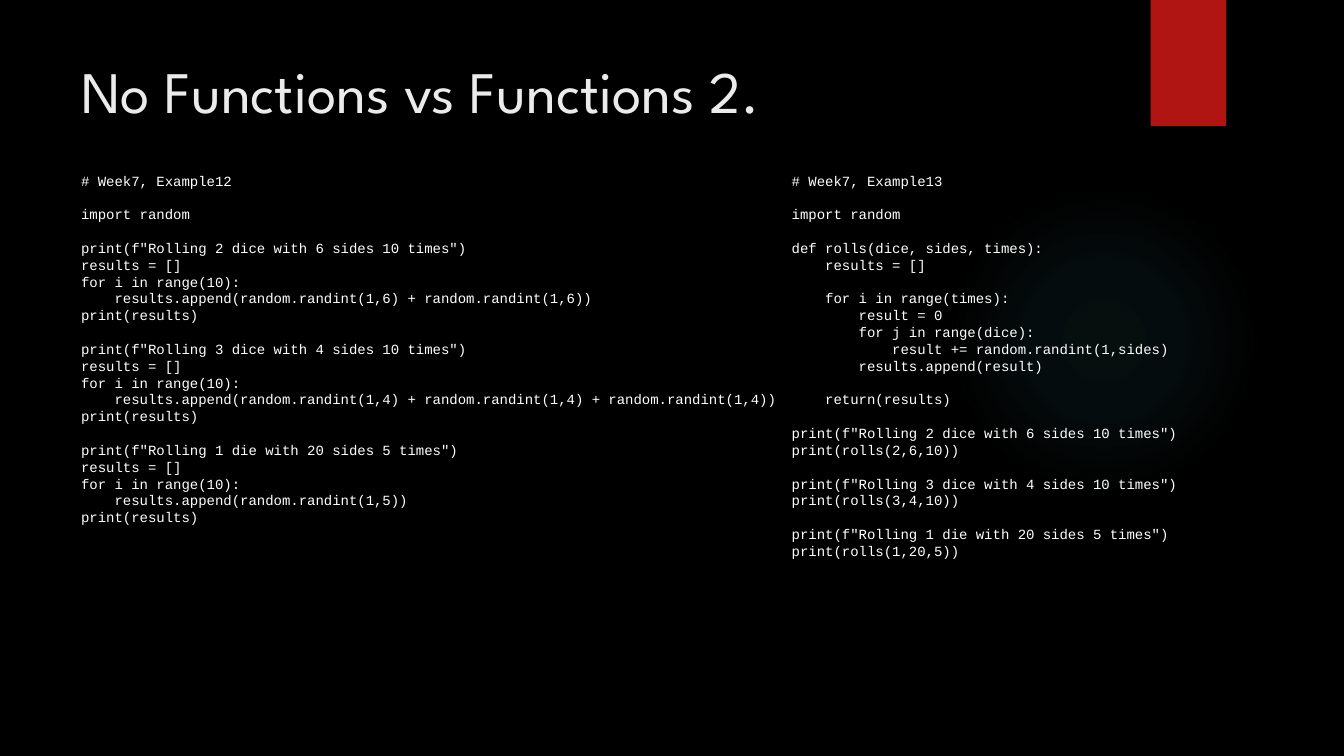
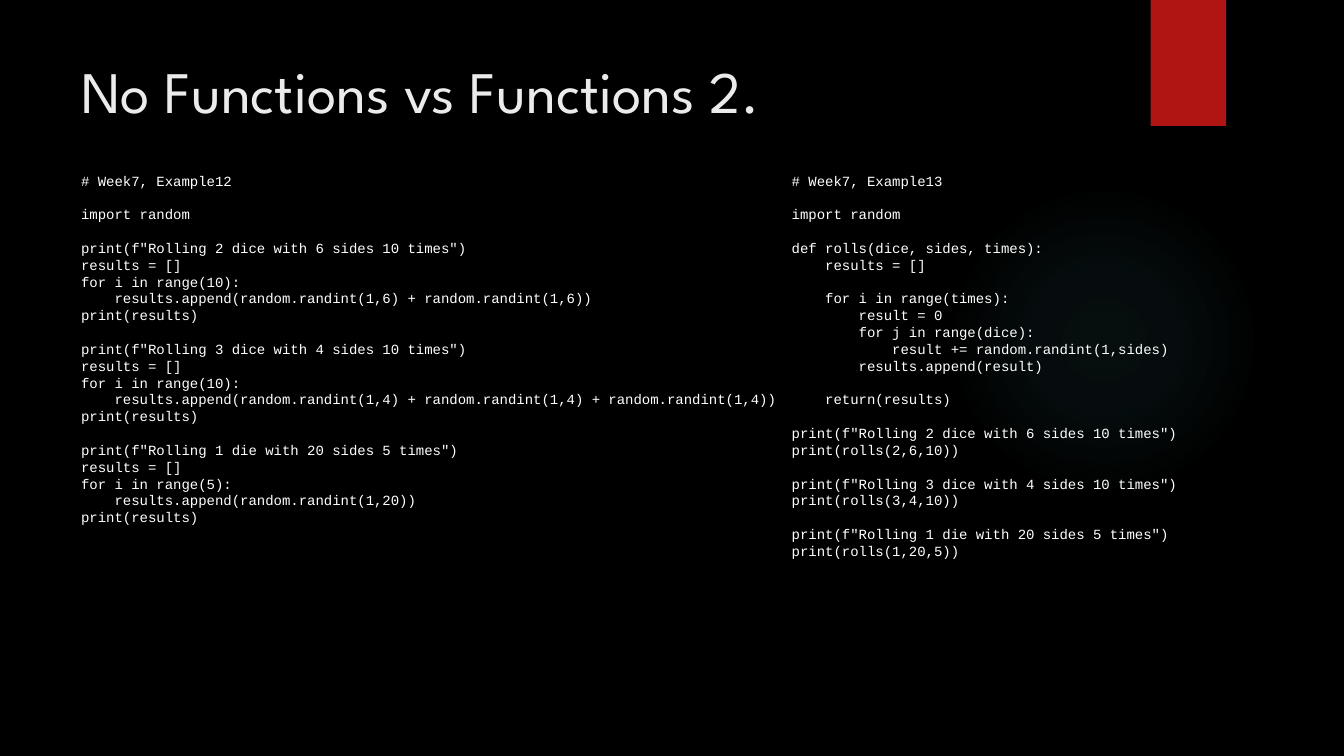
Before and after one commit to davidgroves/DGM_Tutorials, a slide deck: slide 21 of week7/week7.pptx. Drawn at 1344x756 pixels with LibreOffice and Linux fonts; fonts in the diff are those of the drawing; background and template pictures are left out. Boxes give left, top, right and bottom in pixels: in the first picture for what was removed or moved away, otherwise in the second. Text is boxed around its words. In the diff, an @@ line names an element or a change of style, - is before the commit and + after.

```diff
--- a/week7/week7.pptx
+++ b/week7/week7.pptx
@@ text at box(81, 479, 416, 508): text changed @@
-for i in range(10):
-results.append(random.randint(1,5))
+for i in range(5):
+results.append(random.randint(1,20))
```
